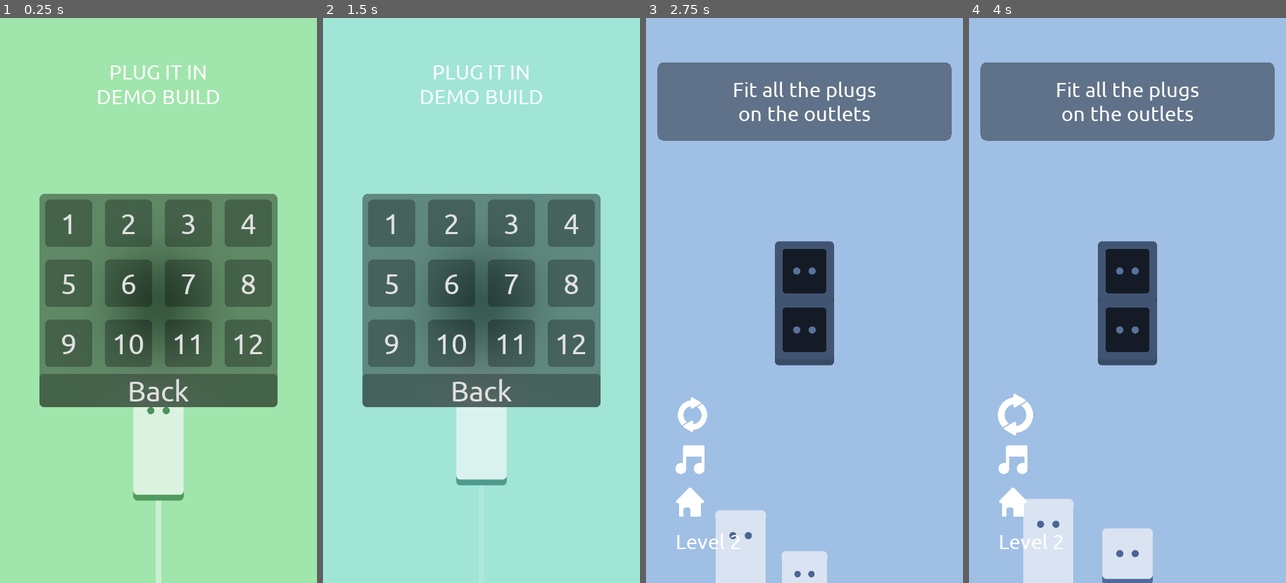
Above: before the commit, frames 1-4 (left to right).
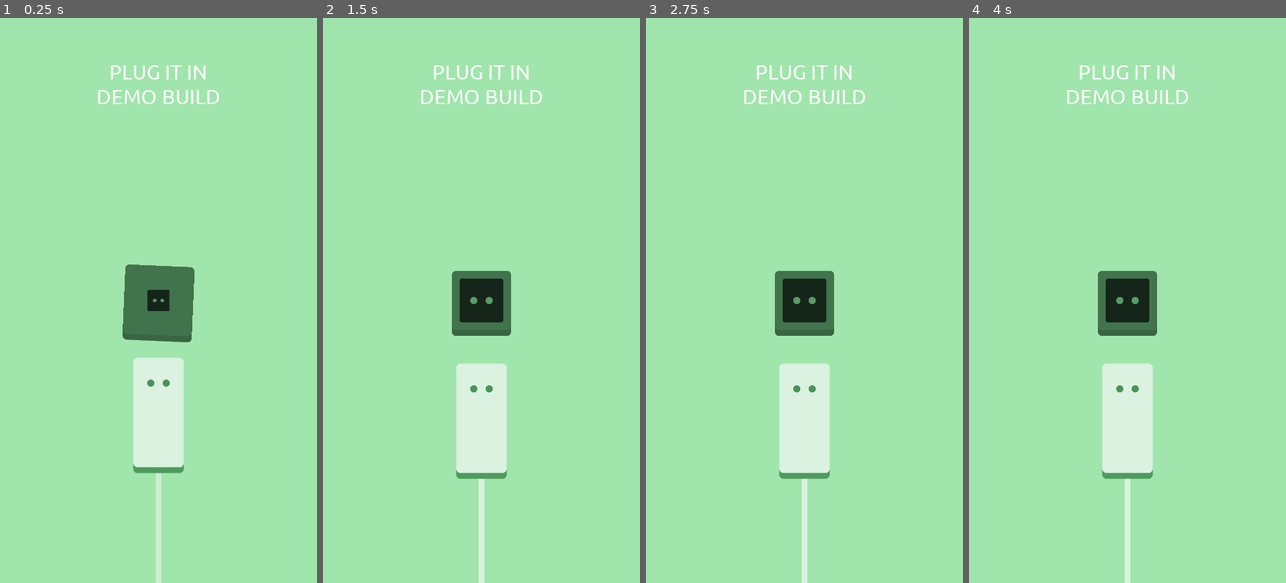
Above: after the commit, the same moments.

Repository: unSAME-Studio/ProjectOutlet
Game: Godot game, scene res://scenes/Menu.tscn
Two runs of this game, one before a commit and one after it. Both use one fixed random seed, a clock stepped at 60 frames per second and the inputs below.
Inputs (mouse positions are in pixels of both pictures, inside the frame that each line leads up to):
- Up to frame 1 (0.25 s): no input
- Up to frame 2 (1.5 s): click (392, 221) at 0.5 s, where only the run before the commit has a clickable "1"; click (367, 503) at 1.27 s
- Up to frame 3 (2.75 s): click (775, 221) at 2 s, where only the run before the commit has a clickable "2"
- Up to frame 4 (4 s): click (1016, 413) at 2.77 s; click (1016, 413) at 3.52 s

The runs differ from the first frame. In frame 1, 28% of the frame differs, in the area x 12-88%, y 31-86%; in frame 2, 97%; in frame 3, 99%, in the area x 0-100%, y 0-100%; in frame 4, 99%.

Commit message:
New Menu

Diff:
--- a/scenes/Menu.gd
+++ b/scenes/Menu.gd
@@ -24,7 +24,7 @@
 
 	p.size = Vector2(1, 2)
 	p.head_position = Vector2(0, 0)
-	p.original_point = Vector2(0, 0 + 400)
+	p.original_point = Vector2(0, 0 + 300)
 	p.set_name("Plug")
 	$Node2D.add_child(p)
 
--- a/scenes/Menu.tscn
+++ b/scenes/Menu.tscn
@@ -85,15 +85,16 @@
 text = "Quit"
 
 [node name="Levels" type="CenterContainer" parent="CanvasLayer/Control"]
+visible = false
 anchor_right = 1.0
 anchor_bottom = 1.0
 
 [node name="PanelContainer" type="PanelContainer" parent="CanvasLayer/Control/Levels"]
 material = SubResource( 2 )
-margin_left = 432.0
-margin_top = 901.0
-margin_right = 647.0
-margin_bottom = 1018.0
+margin_left = 540.0
+margin_top = 960.0
+margin_right = 540.0
+margin_bottom = 960.0
 theme = ExtResource( 3 )
 
 [node name="VBoxContainer" type="VBoxContainer" parent="CanvasLayer/Control/Levels/PanelContainer"]
